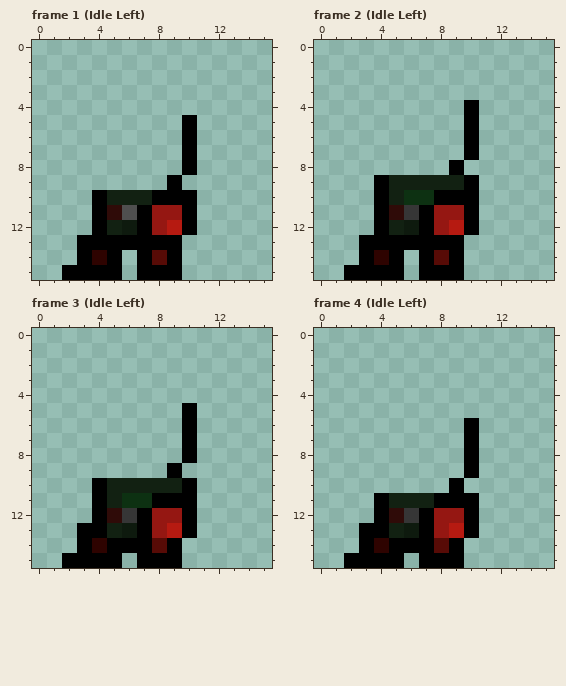
Edited in one commit: pixel-art file (assets/aseprite/klas2.aseprite). The first picture shows the starting point.
16x16 pixels, 42 frames. Colours within 5 levels of each other are drawn and written as one. Shown: frame 1 (Idle Left), frame 2 (Idle Left), frame 3 (Idle Left), frame 4 (Idle Left). The commit also changed other frames, which this record leaves out.
Now the later version:
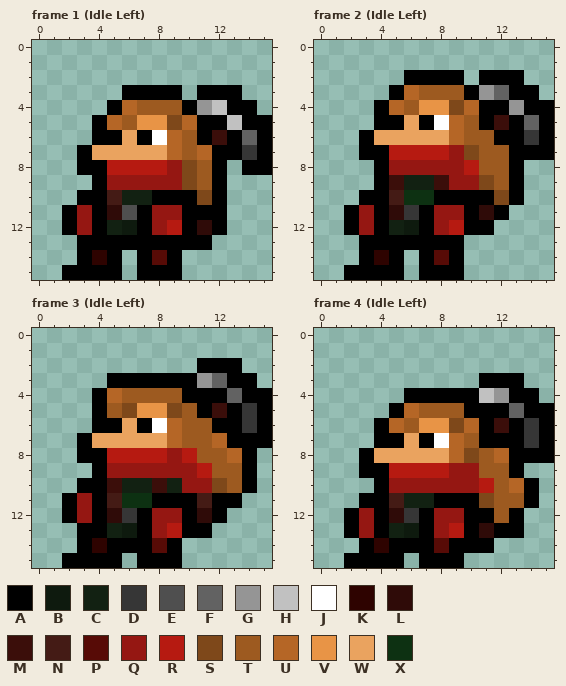
Palette (. is transparent): A #000000  B #0e1a0e  C #122112  D #363636  E #4f4f4f  F #626262  G #959595  H #c1c1c1  J #ffffff  K #2e0300  L #2f0b08  M #3b0e0a  N #441b15  P #570b06  Q #951712  R #b61a11  S #7e481a  T #9d5a20  U #b56626  V #e89446  W #eaa35f  X #0d3112
The exact change:
layer "backpack-straps" added
layer "head" now shown
layer "backpack" now shown
layer "hair" now shown
layer "item-in-backpack" now shown
layer "scarf" now shown
layer "hand-right" now shown
layer "glove-right" now shown
Frame 1 (Idle Left):
y 3: x 6..9 .... -> AAAA; x 11..13 ... -> AAA
y 4: x 5..14 .......... -> AUTTTAGHAA
y 5: x 4..15 ......A..... -> AUTVVSUAAHAA
y 6: x 4..15 ......A..... -> AAWAJUTAMAFA
y 7: x 3..15 .......A..... -> AWWWWWUTUAADA
y 8: x 3..12 .......A.. -> AARRRRQSTA; x 14..15 .. -> AA
y 9: x 4..12 .....A... -> AQQQQQSTA
y 10: x 3 . -> A; x 5 C -> N; x 11..12 .. -> SA
y 11: x 2..3 .. -> AQ; x 11..12 .. -> AA
y 12: x 2..3 .. -> AQ; x 11..12 .. -> LA
y 13: x 10..11 .. -> AA
Frame 2 (Idle Left):
y 2: x 6..9 .... -> AAAA; x 11..13 ... -> AAA
y 3: x 5..14 .......... -> AUTTTAGFAA
y 4: x 4..15 ......A..... -> AUTVVSUAAGAA
y 5: x 4..15 ......A..... -> AAWAJUTAMAFA
y 6: x 3..15 .......A..... -> AWWWWWUTTAADA
y 7: x 3..15 .......A..... -> AARRRRQSTTAAA
y 8: x 4..13 .....A.... -> AQQQQQRTTA
y 9: x 5 C -> M; x 8..13 CCA... -> MQQSTA
y 10: x 3 . -> A; x 5 C -> N; x 11..13 ... -> ASA
y 11: x 2..3 .. -> AQ; x 11..12 .. -> LA
y 12: x 2..3 .. -> AQ; x 11 . -> A
Frame 3 (Idle Left):
y 2: x 11..13 ... -> AAA
y 3: x 5..14 .......... -> AAAAAAGFAA
y 4: x 4..15 ............ -> AUTTTTAAAFAA
y 5: x 4..15 ......A..... -> ATSVVSTAMADA
y 6: x 4..15 ......A..... -> AAWAJUTTAADA
y 7: x 3..15 .......A..... -> AWWWWWUTTUAAA
y 8: x 3..14 .......A.... -> AARRRRQRTTUA
y 9: x 4..14 .....A..... -> AQQQQQQRTTA
y 10: x 3 . -> A; x 5 C -> M; x 8 C -> M; x 10..14 A.... -> QQSTA
y 11: x 2..3 .. -> AQ; x 5 C -> N; x 11..13 ... -> NAA
y 12: x 2..3 .. -> AQ; x 11..12 .. -> LA
y 13: x 11 . -> A
Frame 4 (Idle Left):
y 3: x 11..13 ... -> AAA
y 4: x 6..14 ......... -> AAAAAHGAA
y 5: x 5..15 ........... -> AUTTTAAAFAA
y 6: x 4..15 ......A..... -> AUTVVSUAMADA
y 7: x 4..15 ......A..... -> AAWAJUTAAADA
y 8: x 3..15 .......A..... -> AWWWWWUSTUAAA
y 9: x 3..13 .......A... -> AARRRRQQTTA
y 10: x 4..14 .....A..... -> AQQQQQQRTUA
y 11: x 3 . -> A; x 5 C -> N; x 11..14 .... -> STTA
y 12: x 2..3 .. -> AQ; x 11..13 ... -> ATA
y 13: x 2..3 .A -> AQ; x 11..13 ... -> LAA
y 14: x 10..11 .. -> AA
